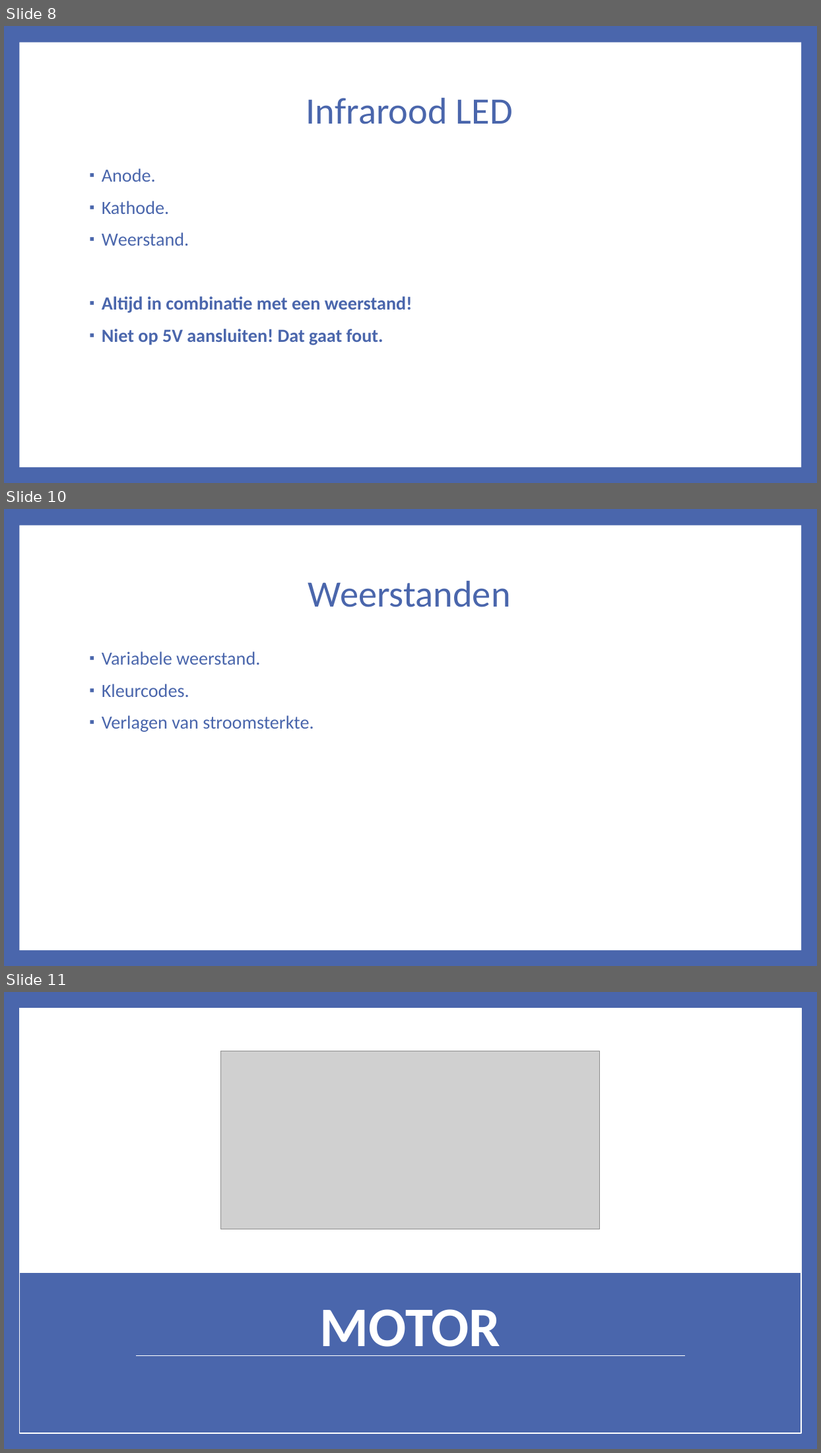
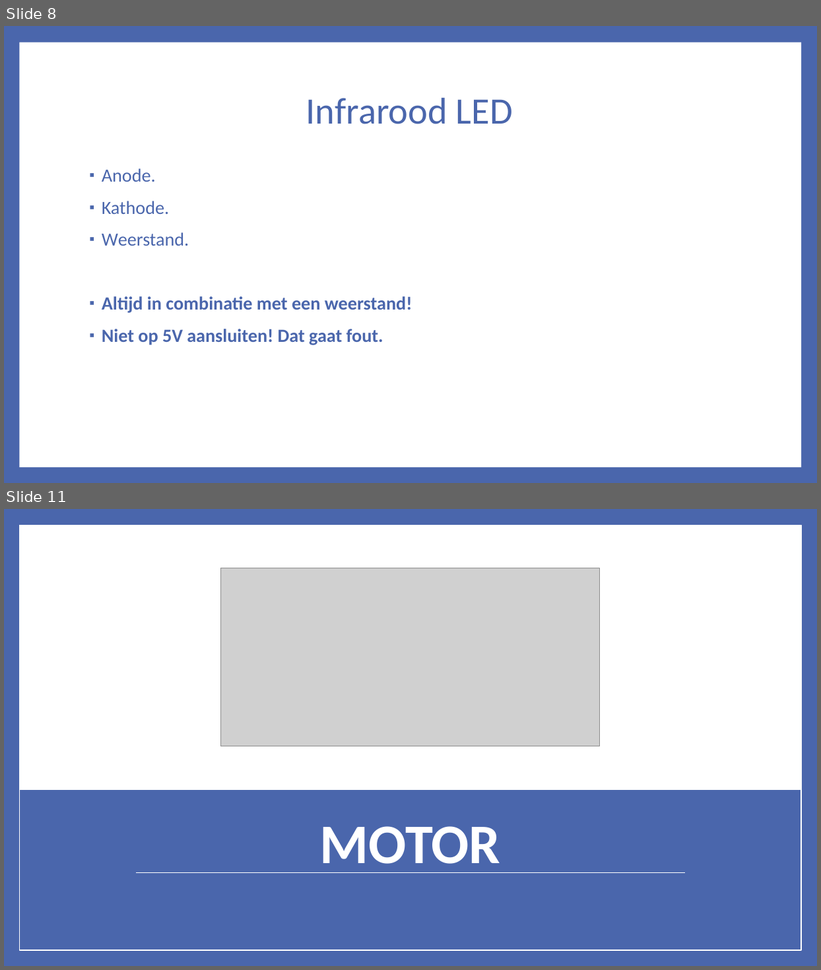
Before and after one commit to jeroenvanhattem/Arduino-Workshop, a slide deck: Documents/Arduino Advanced.pptx. Shown one above the other, each under a label of ours: slides 8, 10 and 11 before the commit, slides 8 and 11 after it; the slides between them are not shown. The pictures are 821x1453 and 821x970 pixels, drawn with LibreOffice and Linux fonts; fonts in the diff are those of the drawing; grey boxes stand for pictures. Boxes give left, top, right and bottom in pixels: in the first picture for what was removed or moved away, otherwise in the second. Text is boxed around its words. In the diff, an @@ line names an element or a change of style, - is before the commit and + after.

```diff
--- a/Documents/Arduino Advanced.pptx
+++ b/Documents/Arduino Advanced.pptx
@@ slide 10 removed at <box>4,509,817,966</box>, background #4A66AC; not listed: 1 template element that a slide beside it also shows @@
@@ title removed at <box>308,581,511,607</box> @@
-Weerstanden
@@ text removed at <box>102,652,314,732</box> @@
-▪ Variabele weerstand.
-▪ Kleurcodes.
-▪ Verlagen van stroomsterkte.
```
Also in this commit, not shown: 2 slides changed, 2 slides added, 5 other slides removed, 58 other files.
